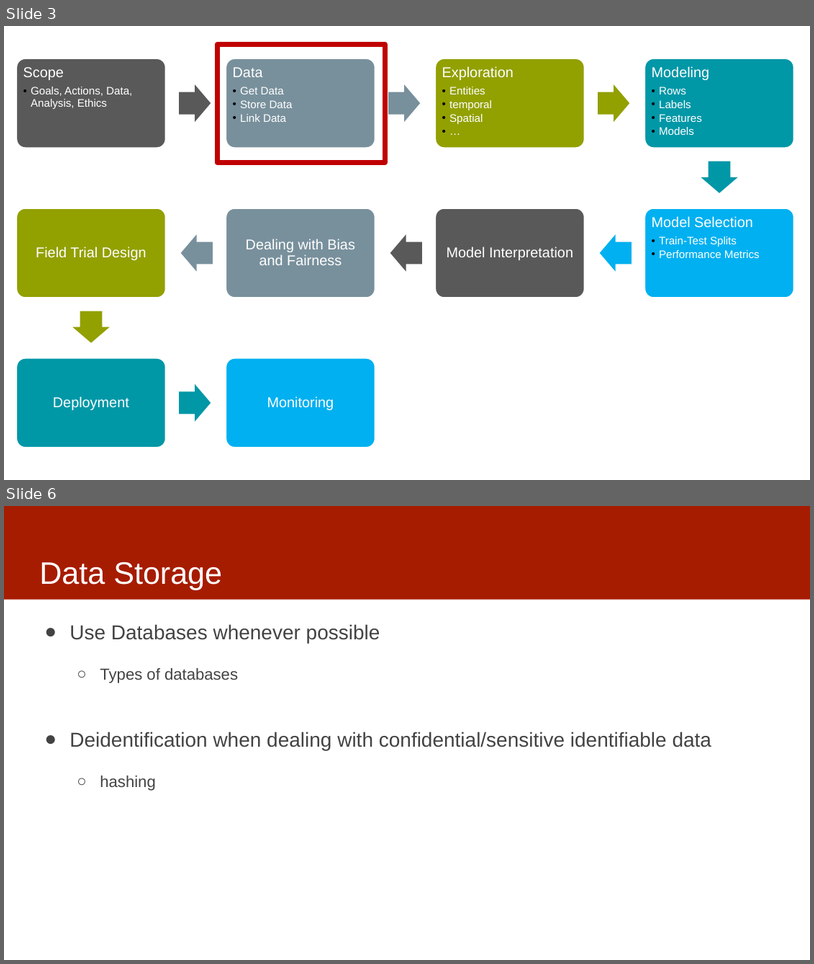
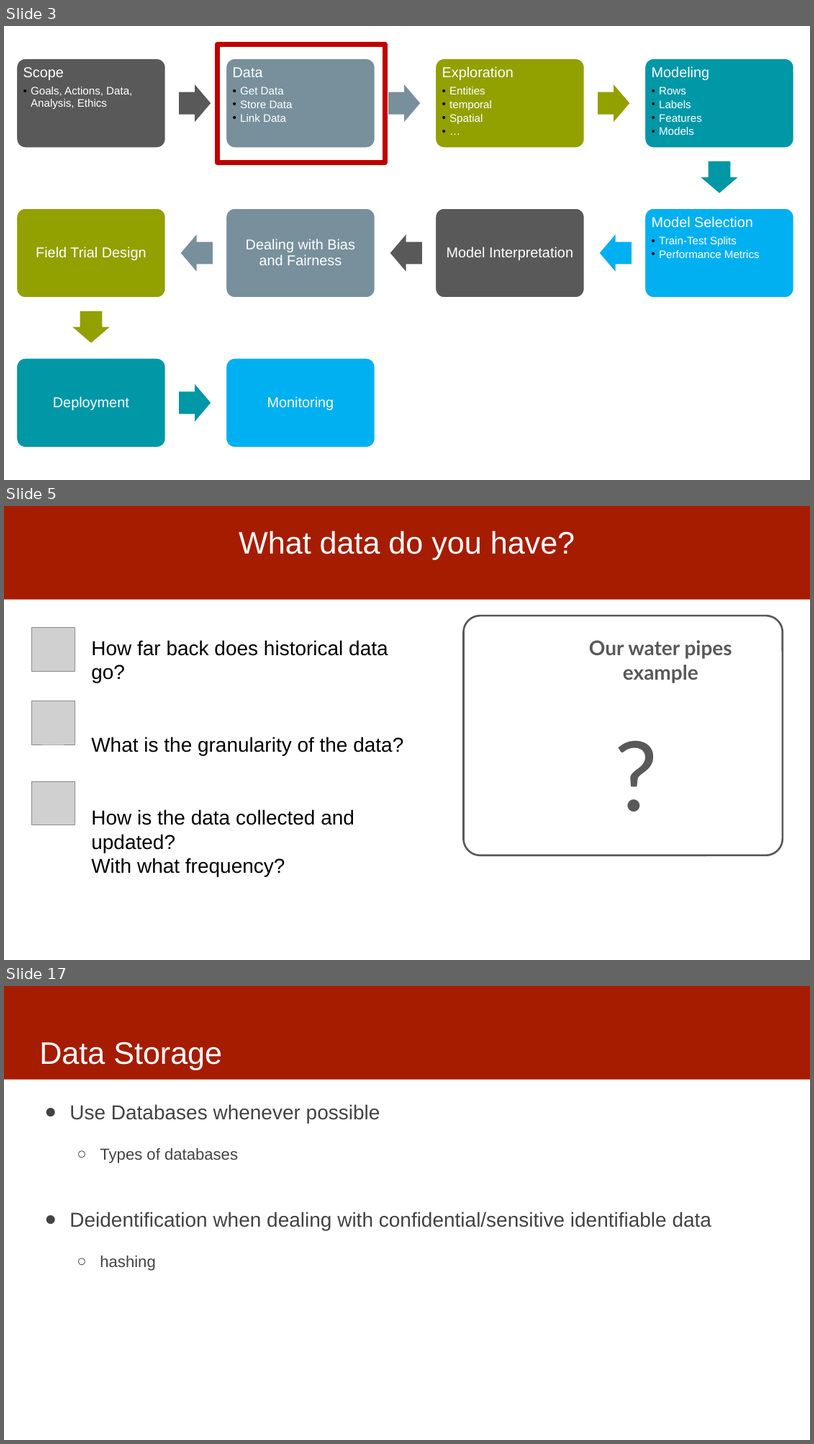
Before and after one commit to dssg/mlforpublicpolicylab, a slide deck: Lectures/04-data.pptx. Shown one above the other, each under a label of ours: slides 3 and 6 before the commit, slides 3, 5 and 17 after it; the slides between them are not shown. The pictures are 814x964 and 814x1444 pixels, drawn with LibreOffice and Linux fonts; fonts in the diff are those of the drawing; grey boxes stand for pictures. Boxes give left, top, right and bottom in pixels: in the first picture for what was removed or moved away, otherwise in the second. Text is boxed around its words. In the diff, an @@ line names an element or a change of style, - is before the commit and + after.

```diff
--- a/Lectures/04-data.pptx
+++ b/Lectures/04-data.pptx
@@ slide 5 added at <box>4,506,810,960</box>, background #FFFFFF; not listed: 1 template element that a slide beside it also shows @@
@@ title added at <box>239,530,575,559</box>, 37 pt, text #FFFFFF @@
+What data do you have?
@@ picture added at <box>31,628,75,671</box> @@
@@ rounded rectangle added at <box>464,615,783,855</box>, fill #FFFFFF, outline #595959 2.25 pt @@
@@ text added at <box>91,640,404,876</box>, 24 pt, text #000000 @@
+How far back does historical data go?
+What is the granularity of the data?
+How is the data collected and updated?
+With what frequency?
@@ text added at <box>589,640,733,683</box>, 24 pt, text #595959, bold @@
+Our water pipes example
@@ picture added at <box>31,701,75,745</box> @@
@@ text added at <box>607,706,698,839</box>, 115 pt, text #595959 @@
+?
@@ picture added at <box>31,781,75,825</box> @@
@@ what was slide 6 is now slide 17 @@
```
Also in this commit, not shown: 2 slides changed, 11 other slides added.
